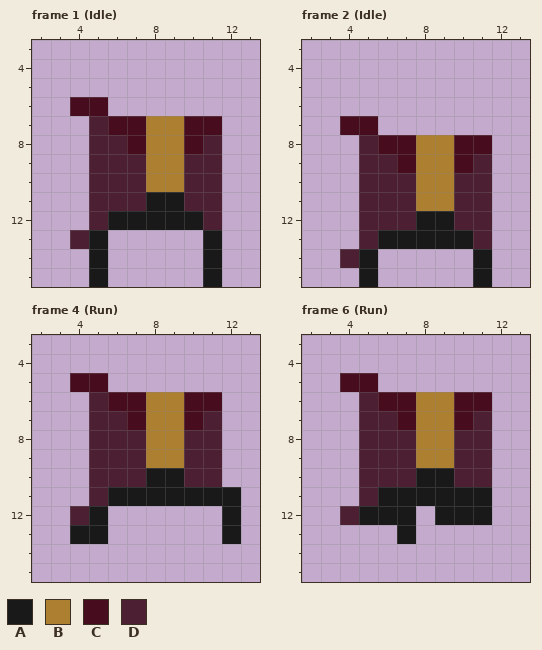
Edited in one commit: pixel-art file (Sprites/Player/Clothes-Morpheus.aseprite). The picture above is the old version.
16x16 pixels, 6 frames. Shown: frame 1 (Idle): x 2..13, y 3..15; frame 2 (Idle): x 2..13, y 3..15; frame 4 (Run): x 2..13, y 3..15; frame 6 (Run): x 2..13, y 3..15. The commit also changed other frames, which this record leaves out.
Palette (. is transparent): A #191919  B #ad7f31  C #470d1f  D #4d1f32
The same view after the edit:
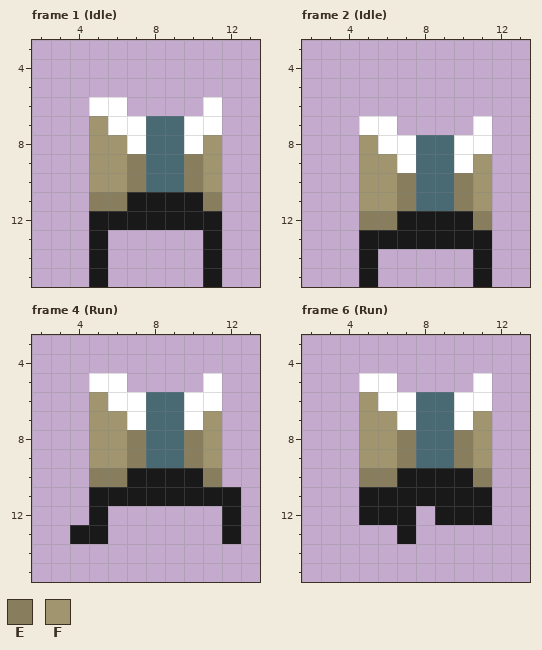
Colours new in this view: E #887e5d  F #a0956e
From the commit log: Morpheus set rename and recolor
Diff:
Colour B changes from #ad7f31 to #496a73.
Colour C changes from #470d1f to #ffffff.
Frame 1 (Idle), layer "Body":
Colour A replaces colour D in row 11 at x 7 and 10; in row 12 at x 5 and 11.
Colour C is added in row 6 at x 6 and 11.
Colour E replaces colour D in rows 9 to 10 at x 7 and 10; in row 11 at x 5 to 6 and 11.
Colour F replaces colour D in row 7 at x 5; in rows 8 to 10 at x 5 to 6 and 11.
The author cleared colour C in row 6 at x 4.
The author cleared colour D in row 13 at x 4.
Frame 2 (Idle), layer "Body":
Colour A replaces colour D in row 12 at x 7 and 10; in row 13 at x 5 and 11.
Colour C is added in row 7 at x 6 and 11.
Colour E replaces colour D in rows 10 to 11 at x 7 and 10; in row 12 at x 5 to 6 and 11.
Colour F replaces colour D in row 8 at x 5; in rows 9 to 11 at x 5 to 6 and 11.
The author cleared colour C in row 7 at x 4.
The author cleared colour D in row 14 at x 4.
Frame 4 (Run), layer "Body":
Colour A replaces colour D in row 10 at x 7 and 10; in row 11 at x 5.
Colour C is added in row 5 at x 6 and 11.
Colour E replaces colour D in rows 8 to 9 at x 7 and 10; in row 10 at x 5 to 6 and 11.
Colour F replaces colour D in row 6 at x 5; in rows 7 to 9 at x 5 to 6 and 11.
The author cleared colour C in row 5 at x 4.
The author cleared colour D in row 12 at x 4.
Frame 6 (Run), layer "Body": the same change as frame 4 (Run)
Where, in picture pixels (left, top, right, bottom), the same in both pictures:
changed: (70, 97, 222, 249)
changed: (340, 116, 492, 268)
changed: (70, 373, 222, 525)
changed: (340, 373, 492, 525)
